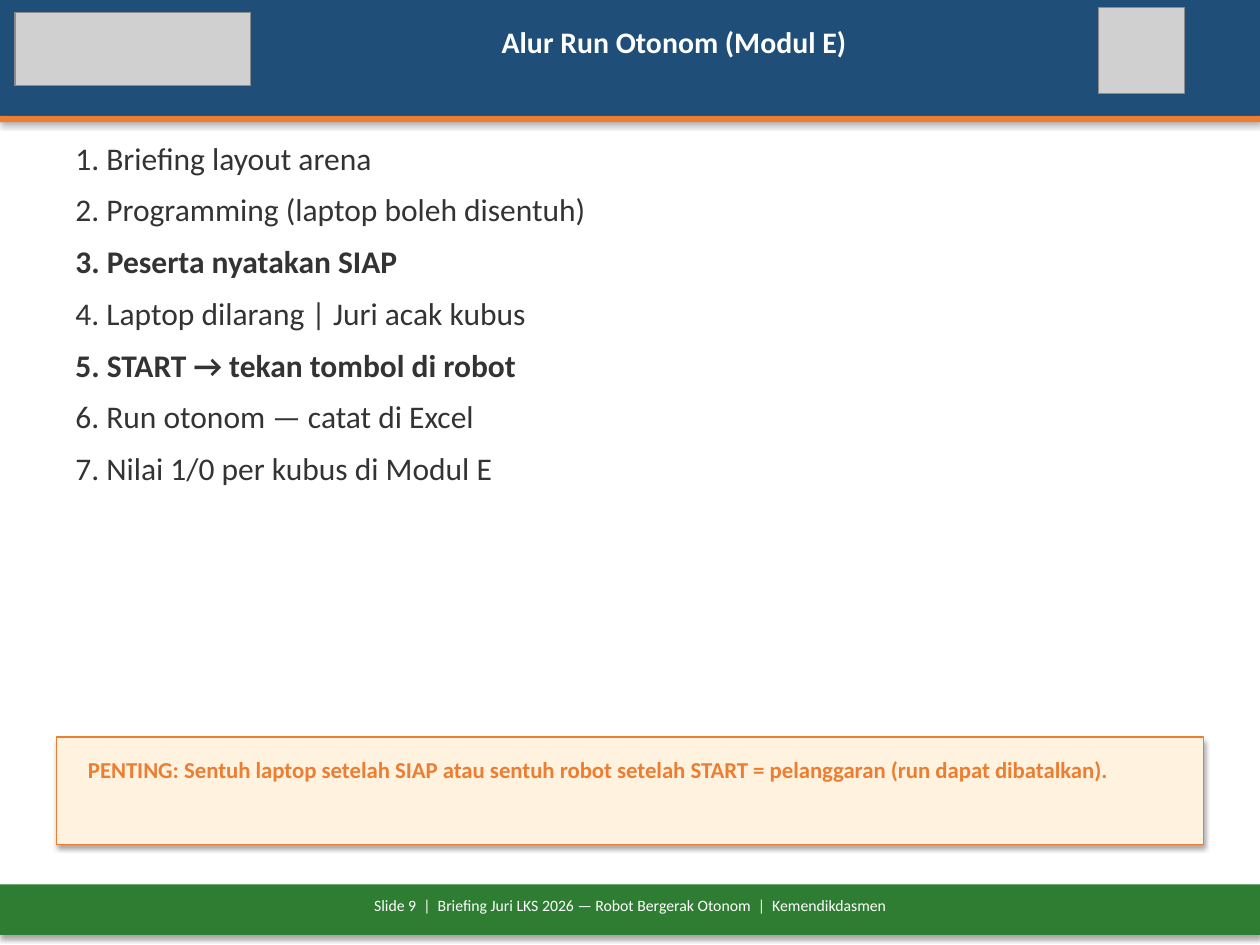
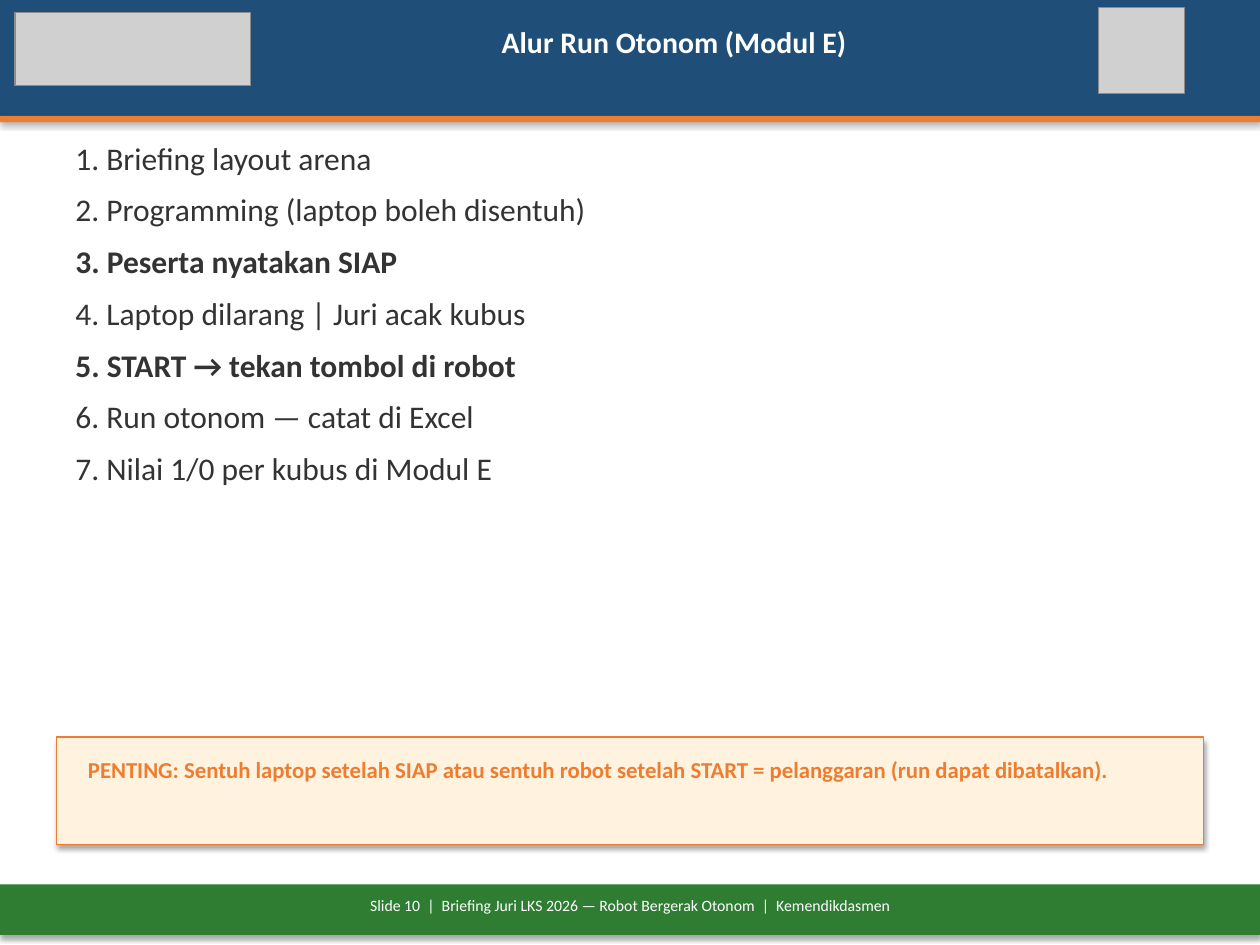
Before and after one commit to antonprafanto/LKS2026, a slide deck: slide 10 of docs/Briefing-Juri-LKS2026-Robot-Otonom.pptx (slide 9 before the commit). Drawn at 1260x945 pixels with LibreOffice and Linux fonts; fonts in the diff are those of the drawing; grey boxes stand for pictures. Boxes give left, top, right and bottom in pixels: in the first picture for what was removed or moved away, otherwise in the second. Text is boxed around its words. In the diff, an @@ line names an element or a change of style, - is before the commit and + after.

```diff
--- a/docs/Briefing-Juri-LKS2026-Robot-Otonom.pptx
+++ b/docs/Briefing-Juri-LKS2026-Robot-Otonom.pptx
@@ text at [370, 900, 890, 914]: text changed @@
-Slide 9 | Briefing Juri LKS 2026 — Robot Bergerak Otonom | Kemendikdasmen
+Slide 10 | Briefing Juri LKS 2026 — Robot Bergerak Otonom | Kemendikdasmen
```
Also in this commit, not shown: 20 other slides changed, 1 slide added, 18 other files.
